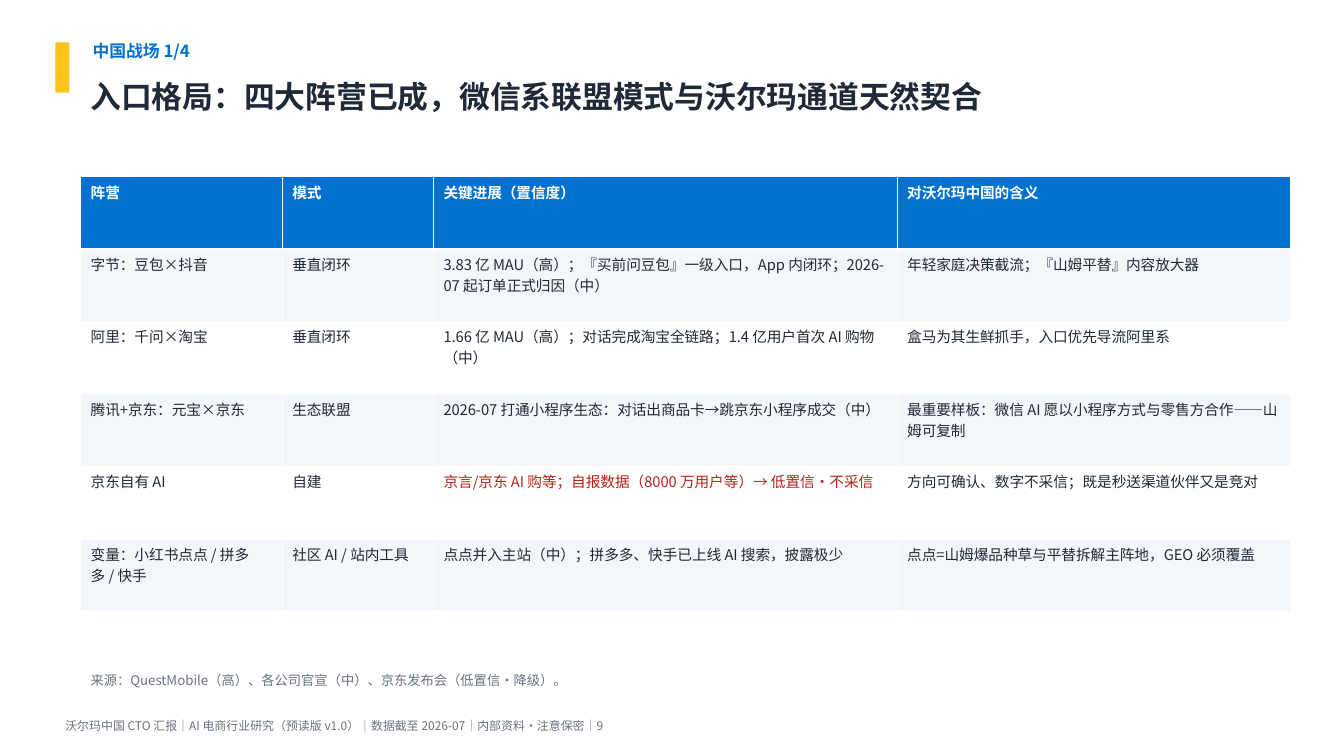
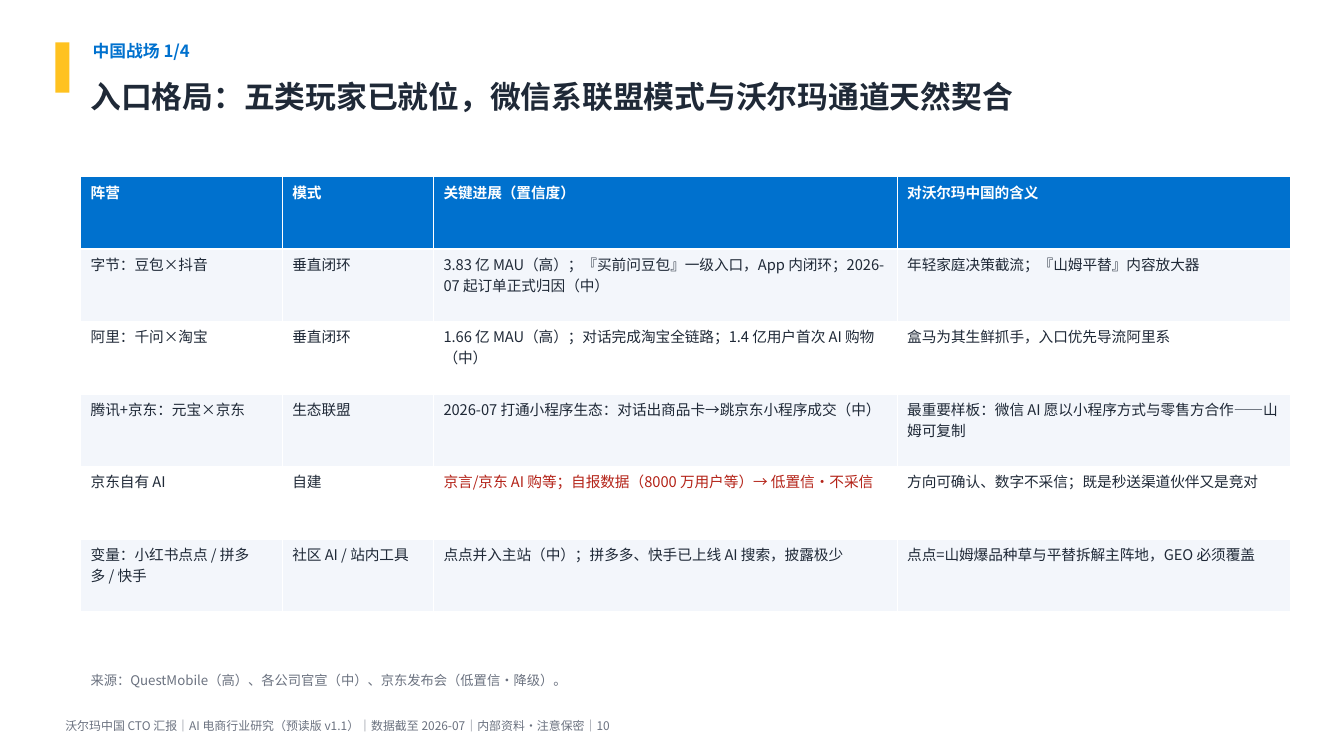
Before and after one commit to breeze2623-create/Aicommerce, a slide deck: slide 10 of report/AI电商行业研究_沃尔玛中国CTO汇报.pptx (slide 9 before the commit). Drawn at 1344x756 pixels with LibreOffice and Linux fonts; fonts in the diff are those of the drawing. Boxes give left, top, right and bottom in pixels: in the first picture for what was removed or moved away, otherwise in the second. Text is boxed around its words. In the diff, an @@ line names an element or a change of style, - is before the commit and + after.

```diff
--- a/report/AI电商行业研究_沃尔玛中国CTO汇报.pptx
+++ b/report/AI电商行业研究_沃尔玛中国CTO汇报.pptx
@@ text at <box>91,81,1013,112</box>: text changed @@
-入口格局：四大阵营已成，微信系联盟模式与沃尔玛通道天然契合
+入口格局：五类玩家已就位，微信系联盟模式与沃尔玛通道天然契合
@@ text at <box>65,720,610,731</box>: text changed @@
-沃尔玛中国 CTO 汇报｜AI 电商行业研究（预读版 v1.0）｜数据截至 2026-07｜内部资料·注意保密｜9
+沃尔玛中国 CTO 汇报｜AI 电商行业研究（预读版 v1.1）｜数据截至 2026-07｜内部资料·注意保密｜10
```
Also in this commit, not shown: 17 other slides changed, 1 slide added, 5 other files.
